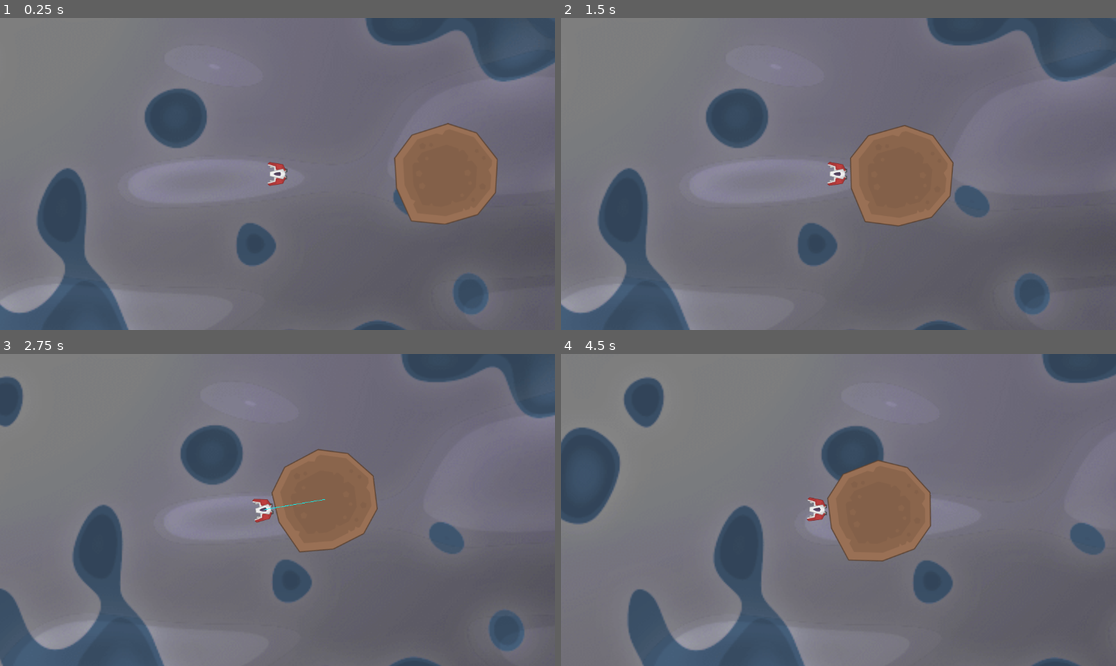
Above: before the commit, frames 1-4 (two rows, left to right).
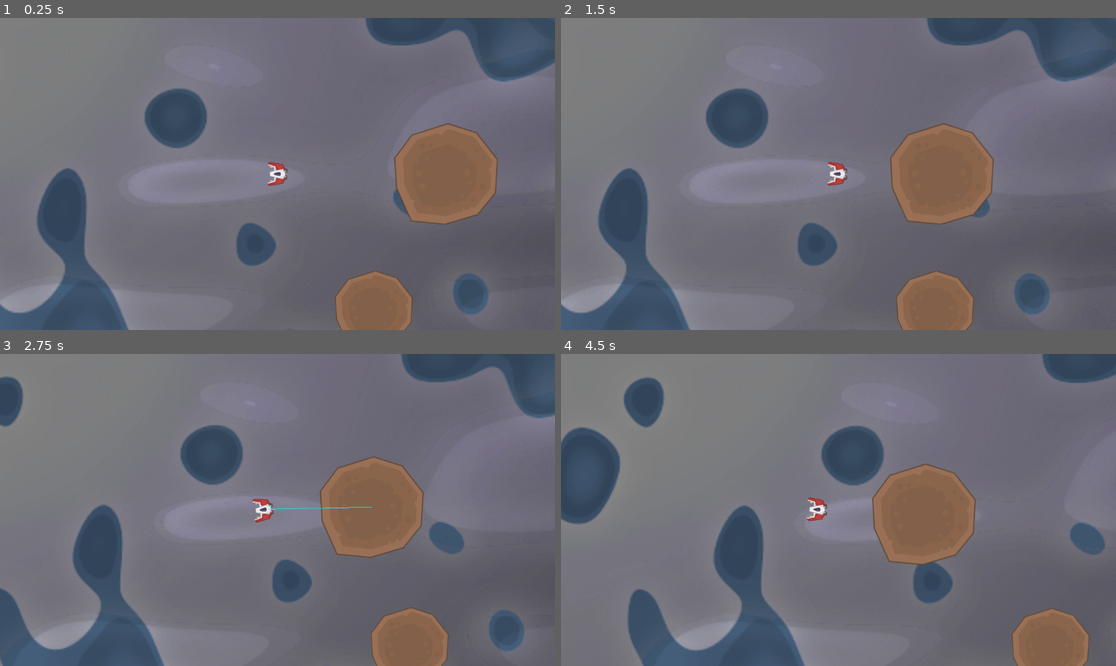
Above: after the commit, the same moments.

Repository: YoungRichShiner/SpaceDeliveryWorking
Game: Godot game, scene res://Scenes/Main.tscn
Two runs of this game, one before a commit and one after it. Both use one fixed random seed, a clock stepped at 60 frames per second and the inputs below.
Inputs (mouse positions are in pixels of both pictures, inside the frame that each line leads up to):
- Up to frame 1 (0.25 s): no input
- Up to frame 2 (1.5 s): tap Enter (ui_accept) at 0.5, 0.77 s; move the mouse to (960, 158) at 0.52 s; press the mouse at (960, 158) at 0.53 s; move the mouse to (727, 189) at 1.27 s; release the mouse at (727, 189) at 1.28 s; hold S (Reverse) from 1.28 s (still down); tap W (Go) at 1.35 s
- Up to frame 3 (2.75 s): tap Enter (ui_accept) at 1.52 s; click (166, 525) at 1.55 s; move the mouse to (333, 441) at 2.02 s; release S (Reverse) at 2.03 s; press the mouse at (333, 441) at 2.03 s; tap A (Turn L) at 2.1 s
- Up to frame 4 (4.5 s): move the mouse to (810, 572) at 2.77 s; release the mouse at (810, 572) at 2.78 s; tap D (Turn R) at 2.85 s; tap Enter (ui_accept) at 3.02, 3.77 s; click (810, 572) at 3.05 s; move the mouse to (1005, 556) at 3.52 s; press the mouse at (1005, 556) at 3.53 s; hold S (Reverse) from 3.53 s (still down); move the mouse to (672, 463) at 4.27 s; release the mouse at (672, 463) at 4.28 s; tap Shift (landing_mode) at 4.35 s

The runs differ from the first frame. In frame 1, 2.2% of the frame differs, in the area x 60-75%, y 81-100%; in frame 2, 6.9%; in frame 3, 7.7%, in the area x 47-81%, y 30-100%; in frame 4, 7.3%.

Commit message:
Grapple almost working nice

Diff:
--- a/make-space/Scenes/Main.tscn
+++ b/make-space/Scenes/Main.tscn
@@ -1,11 +1,16 @@
-[gd_scene load_steps=5 format=3 uid="uid://dx6yv84s0rbrp"]
+[gd_scene load_steps=6 format=3 uid="uid://dx6yv84s0rbrp"]
 
 [ext_resource type="Texture2D" uid="uid://bev87xxe2mxgr" path="res://Assets/planet04.png" id="1_88vay"]
 [ext_resource type="Texture2D" uid="uid://db42qwlap514a" path="res://Assets/spaceMeteors_001.png" id="1_lrghr"]
 [ext_resource type="PackedScene" uid="uid://bna8iso4kf2yc" path="res://Scenes/player_ship.tscn" id="2_yqy3r"]
 
 [sub_resource type="CircleShape2D" id="CircleShape2D_fsvun"]
-radius = 220.02
+resource_local_to_scene = true
+radius = 232.054
+
+[sub_resource type="CapsuleShape2D" id="CapsuleShape2D_e3234"]
+radius = 163.12
+height = 326.24
 
 [node name="Node2D" type="Node2D"]
 
@@ -13,6 +18,7 @@
 position = Vector2(700, 0)
 collision_layer = 2
 collision_mask = 3
+mass = 5.0
 
 [node name="Sprite2D" type="Sprite2D" parent="RigidBody2D"]
 scale = Vector2(2, 2)
@@ -21,6 +27,18 @@
 [node name="CollisionShape2D" type="CollisionShape2D" parent="RigidBody2D"]
 shape = SubResource("CircleShape2D_fsvun")
 
+[node name="RigidBody2D2" type="RigidBody2D" parent="."]
+position = Vector2(400, 560)
+collision_layer = 2
+collision_mask = 3
+
+[node name="Sprite2D" type="Sprite2D" parent="RigidBody2D2"]
+scale = Vector2(1.5, 1.5)
+texture = ExtResource("1_lrghr")
+
+[node name="CollisionShape2D" type="CollisionShape2D" parent="RigidBody2D2"]
+shape = SubResource("CapsuleShape2D_e3234")
+
 [node name="PlayerShip" parent="." instance=ExtResource("2_yqy3r")]
 
 [node name="Sprite2D" type="Sprite2D" parent="."]
--- a/make-space/Scripts/realgrapple_controller.gd
+++ b/make-space/Scripts/realgrapple_controller.gd
@@ -1,72 +1,100 @@
 extends Node2D
 
+@onready var GrappleRay := $RayCast2D
+@onready var ship := get_parent()
+@onready var HoldTimer := $Timer
+@onready var WhipBeam := $WhipBeam
 
-
-@onready var GrappleRay:= $RayCast2D
-@onready var ship:= get_parent()
-@onready var HoldTimer:= $Timer
-@onready var WhipBeam:= $WhipBeam
-
-var launched = false
-
-
-
-# Tweak these in the Inspector later
-@export var flick_force := 1200.0  # Quick tap = strong inward yank
-@export var hold_force := 80.0     # Hold = gentle sustained pull
-@export var max_distance := 1200.0  # Whip snap distance
+@export var flick_force := 700.0
+@export var rest_length := 0.0
+@export var stiffness := 80.0
+@export var damping := 45.0
+@export var hold_offset := 180.0
+@export var whip_origin_offset := 20.0
+@export var brake_strength := 12.0 # Damping for sideways/orbit motion
 
 var hooked_object: RigidBody2D = null
 var is_holding := false
 
+func release_grapple():
+	hooked_object = null
+	is_holding = false
+	WhipBeam.points = []
+
 func _input(event):
-	# 1. Press = Start Grapple
 	if event.is_action_pressed("grapple"):
 		if GrappleRay.is_colliding():
 			var obj = GrappleRay.get_collider()
-			is_holding = true
-			if obj is RigidBody2D:  # Only grab physics objects
+			if obj is RigidBody2D:
 				hooked_object = obj
-				HoldTimer.start()  # Start checking for hold
-
-	# 2. Release = Throw or Drop
+				is_holding = true
+				HoldTimer.start()
 	if event.is_action_released("grapple"):
 		if hooked_object:
-			if HoldTimer.time_left > 0:  # TAP = Flick Inward
-				var dir = (global_position - hooked_object.position).normalized()
+			is_holding = false
+			if HoldTimer.time_left > 0:
+				var dir = (get_hold_point() - hooked_object.position).normalized()
 				hooked_object.apply_central_impulse(dir * flick_force)
-			else:  # HOLD RELEASE = Just drop
-				pass
 			release_grapple()
 
 func _physics_process(delta):
-	global_position = ship.global_position
 	if hooked_object and is_holding:
-		# Check if hooked_object is still valid and in the scene
 		if not is_instance_valid(hooked_object) or not hooked_object.get_parent():
 			release_grapple()
 			return
 
-		# Keep object within max distance
+		var hold_point = get_hold_point()
 		var obj_pos = hooked_object.position
-		var obj_global = hooked_object.global_position
 
-		var dist = global_position.distance_to(obj_pos)
-		if dist > max_distance:
-			release_grapple()  # Snap if too far
-			return
+		# --- Clamp hold point to minimum distance from ship ---
+		var min_distance = 60.0 # tweak as needed
+		var to_obj = obj_pos - ship.global_position
+		if to_obj.length() < min_distance:
+			hold_point = ship.global_position + to_obj.normalized() * min_distance
 
-		# Apply pull force
-		var dir = (global_position - obj_pos).normalized()
-		hooked_object.apply_central_impulse(dir * hold_force * delta * 60)
+		# --- Spring force toward hold point ---
+		var dir = (hold_point - obj_pos).normalized()
+		var dist = hold_point.distance_to(obj_pos)
+		var effective_stiffness = stiffness
 
-		# Update whip line visuals
+
+
+		var displacement = dist - rest_length
+		var spring_force = dir * (effective_stiffness * displacement)
+		var rel_vel = hooked_object.linear_velocity - ship.linear_velocity
+		var vel_along_dir = rel_vel.dot(dir)
+		var damping_force = -damping * vel_along_dir * dir
+		hooked_object.apply_central_force(spring_force + damping_force)
+
+
+
+		# --- Orbit brake: damp sideways velocity ---
+		var facing = Vector2.RIGHT.rotated(ship.rotation)
+		var tangent = Vector2(-facing.y, facing.x)
+		var side_vel = rel_vel.dot(tangent)
+		var brake_force = -tangent * side_vel * brake_strength
+		hooked_object.apply_central_force(brake_force)
+
+		# Whip visuals
 		if is_instance_valid(hooked_object):
-			WhipBeam.points = [global_position, obj_global]
+			var WhipOrigin = ship.global_position + Vector2.RIGHT.rotated(ship.rotation) * whip_origin_offset
+			WhipBeam.points = [WhipOrigin, hooked_object.global_position]
 		else:
 			release_grapple()
 
-func release_grapple():
-	hooked_object = null
-	is_holding = false
-	WhipBeam.points = []  # Hide whip line
+		if dist < 2.0 and hooked_object.linear_velocity.length() < 5.0:
+			hooked_object.linear_velocity = Vector2.ZERO
+
+
+
+func get_hold_point() -> Vector2:
+	var offset = hold_offset
+	if hooked_object and is_instance_valid(hooked_object):
+		var shape_owner_count = hooked_object.get_shape_owners().size()
+		if shape_owner_count > 0:
+			var shape = hooked_object.shape_owner_get_shape(0, 0)
+			if shape is CircleShape2D:
+				offset += shape.radius
+			elif shape is RectangleShape2D:
+				offset += max(shape.extents.x, shape.extents.y)
+	return ship.global_position + Vector2.RIGHT.rotated(ship.rotation) * offset
